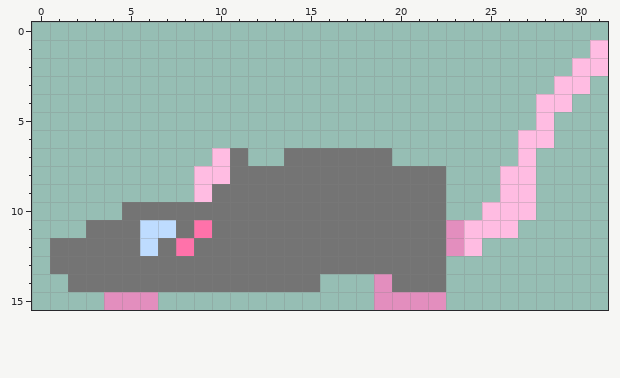
Two versions of one pixel-art sprite, main/resources/sprites/szczur_idle.png. The picture above was drawn from the file before the commit.
The file is 32x16 pixels.
The result:
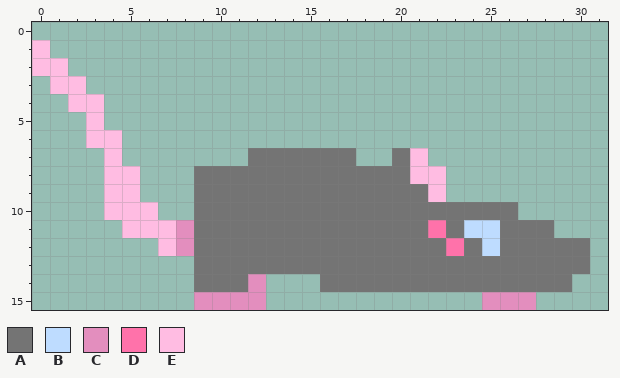
Palette (. is transparent): A #747474  B #bedcff  C #e38ebe  D #ff72aa  E #ffbce2
Changes in this commit:
y 1: x 0 . -> E; x 31 E -> .
y 2: x 0..1 .. -> EE; x 30..31 EE -> ..
y 3: x 1..2 .. -> EE; x 29..30 EE -> ..
y 4: x 2..3 .. -> EE; x 28..29 EE -> ..
y 5: x 3 . -> E; x 28 E -> .
y 6: x 3..4 .. -> EE; x 27..28 EE -> ..
y 7: x 4 . -> E; x 10..13 EA.. -> ..AA; x 18..21 AA.. -> ..AE; x 27 E -> .
y 8: x 4..5 .. -> EE; x 9..10 EE -> AA; x 21..22 AA -> EE; x 26..27 EE -> ..
y 9: x 4..5 .. -> EE; x 9 E -> A; x 22 A -> E; x 26..27 EE -> ..
y 10: x 4..8 .AAAA -> EEE..; x 23..27 ..EEE -> AAAA.
y 11: x 3..9 AAABBAD -> ..EEECA; x 22..28 ACEEE.. -> DABBAAA
y 12: x 1..8 AAAAABAD -> ......EC; x 23..30 CE...... -> DABAAAAA
y 13: x 1..8 AAAAAAAA -> ........; x 23..30 ........ -> AAAAAAAA
y 14: x 2..8 AAAAAAA -> .......; x 12..19 AAAA...C -> C...AAAA; x 23..29 ....... -> AAAAAAA
y 15: x 4..6 CCC -> ...; x 9..12 .... -> CCCC; x 19..22 CCCC -> ....; x 25..27 ... -> CCC
Pixel boxes of the changes (left, top, right, bottom) in both pictures:
changed: (32, 40, 608, 310)
